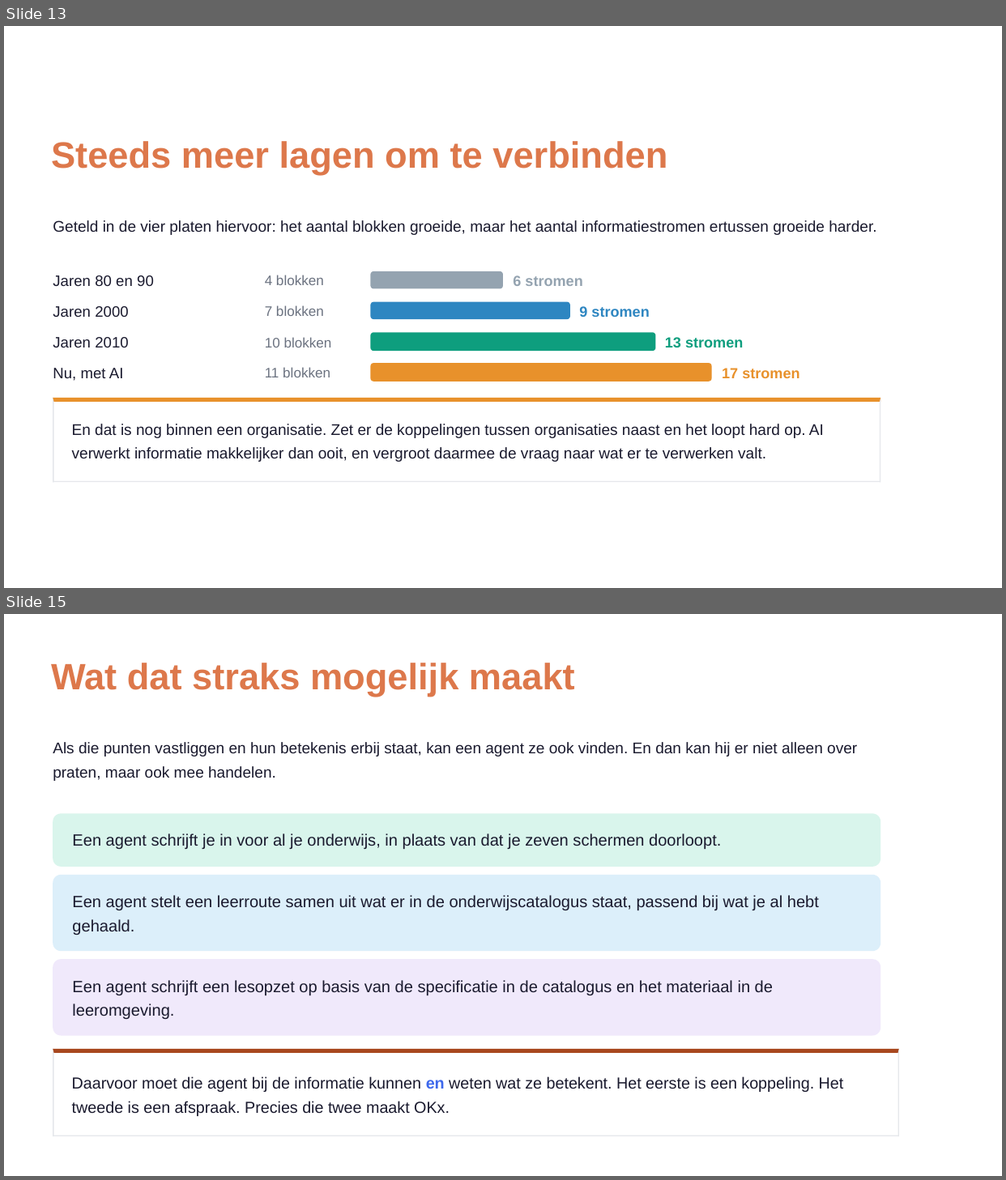
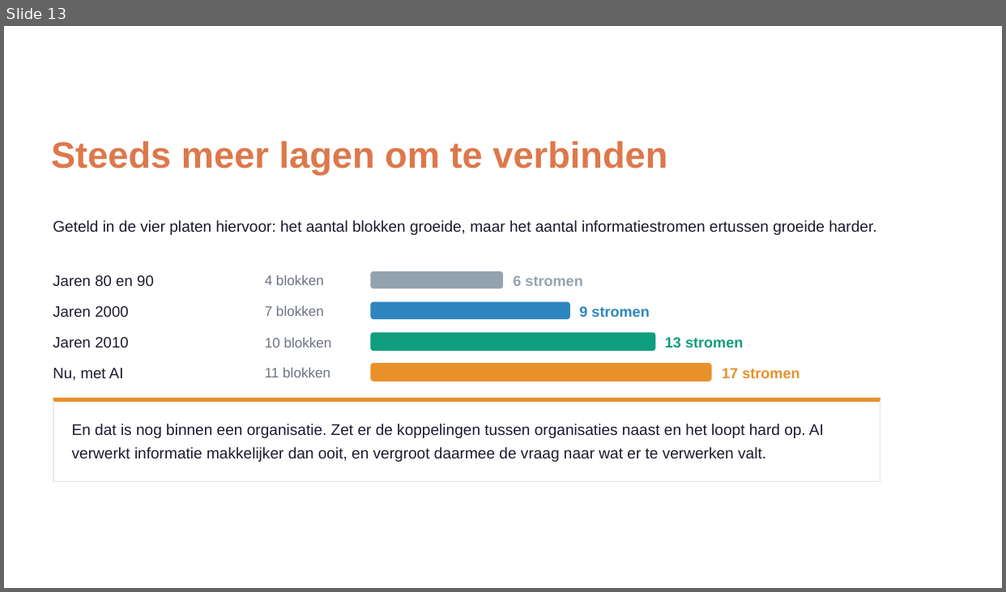
Before and after one commit to Npuls-OKx/meta, a slide deck: presentaties/export/260904_ai_houdbaarheid/260904_ai_houdbaarheid.pptx. Shown one above the other, each under a label of ours: slides 13 and 15 before the commit, slide 13 after it; the slides between them are not shown. The pictures are 1006x1180 and 1006x592 pixels, drawn with LibreOffice and Linux fonts; fonts in the diff are those of the drawing; background and template pictures are left out. Boxes give left, top, right and bottom in pixels: in the first picture for what was removed or moved away, otherwise in the second. Text is boxed around its words. In the diff, an @@ line names an element or a change of style, - is before the commit and + after.

Commit message:
Slide 15: orientatiecasus in plaats van inschrijven, en LMS benoemd
Inschrijven valt al onder project Aanmelden, intekenen en inschrijven,
dus die casus vervalt. Ervoor in de plaats komt orientatie: aanbod van
meerdere instellingen naast het eigen profiel in leeruitkomsten leggen.
Leerroute gaat nu expliciet over behaalde en gewenste leeruitkomsten
binnen een lopend traject, lesopzet noemt het LMS bij naam.

Verder op slide 14 de specificatiestructuur op alle drie de koppelingen,
op slide 17 twee risico's met vastgroeien aan een standaard erbij, en
slides 16, 18 en 19 daarop aangesloten.

Relateert aan: #212

```diff
--- a/presentaties/export/260904_ai_houdbaarheid/260904_ai_houdbaarheid.pptx
+++ b/presentaties/export/260904_ai_houdbaarheid/260904_ai_houdbaarheid.pptx
@@ slide 15 removed at (4, 614, 1002, 1176), background picture (left out) @@
@@ freeform shape removed at (4, 614, 1002, 1176) @@
@@ freeform shape removed at (4, 614, 1002, 1176) @@
@@ text removed at (51, 663, 575, 697) @@
-Wat dat straks mogelijk maakt
@@ text removed at (53, 742, 857, 757) @@
-Als die punten vastliggen en hun betekenis erbij staat, kan een agent ze ook vinden. En dan kan hij er niet alleen over
@@ text removed at (53, 766, 276, 781) @@
-praten, maar ook mee handelen.
@@ freeform shape removed at (53, 813, 880, 866) @@
@@ text removed at (72, 834, 721, 849) @@
-Een agent schrijft je in voor al je onderwijs, in plaats van dat je zeven schermen doorloopt.
@@ freeform shape removed at (53, 875, 880, 951) @@
@@ text removed at (72, 895, 819, 910) @@
-Een agent stelt een leerroute samen uit wat er in de onderwijscatalogus staat, passend bij wat je al hebt
@@ text removed at (72, 919, 134, 935) @@
-gehaald.
@@ freeform shape removed at (53, 959, 880, 1035) @@
@@ text removed at (72, 980, 773, 996) @@
-Een agent schrijft een lesopzet op basis van de speciﬁcatie in de catalogus en het materiaal in de
@@ text removed at (72, 1004, 174, 1019) @@
-leeromgeving.
@@ freeform shape removed at (53, 1049, 899, 1137) @@
@@ freeform shape removed at (53, 1049, 899, 1053) @@
@@ freeform shape removed at (53, 1049, 54, 1137) @@
@@ freeform shape removed at (898, 1049, 899, 1137) @@
@@ text removed at (72, 1077, 844, 1092) @@
-Daarvoor moet die agent bij de informatie kunnen en weten wat ze betekent. Het eerste is een koppeling. Het
@@ text removed at (72, 1101, 450, 1116) @@
-tweede is een afspraak. Precies die twee maakt OKx.
@@ freeform shape removed at (53, 1135, 899, 1136) @@
```
Also in this commit, not shown: 4 slides changed, 2 slides added, 1 other slide removed, 2 other files.
